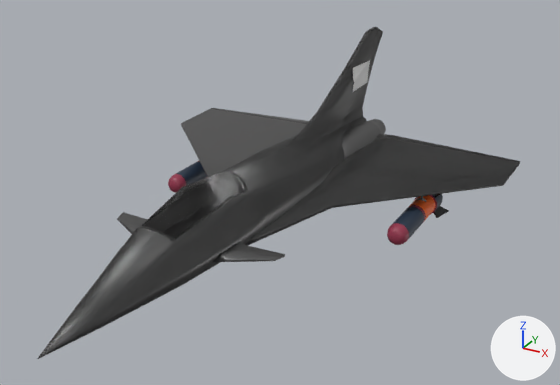
The Blender file modelajes skins/Navidad/avion.blend as it was, and as the next commit left it.
Rendered twice from a camera (50 mm lens) standing at (30.0, -68.8, 32.0) and looking at (1.9, -17.7, 6.4). The lights are fixed; the arrows at lower right show +X, +Y and +Z.

The older version as bpy lines, for what is in view:
```python
ob_cilindro = bpy.data.objects.new('Cilindro', me_cilindro_001)
ob_cilindro.location = (0.0, -36.81, 4.69)
ob_cilindro.rotation_euler = (-4.713, 0.0, 0.0)  # degrees (-270, 0, 0)
ob_cilindro_002 = bpy.data.objects.new('Cilindro.002', me_cilindro_005)
ob_cilindro_002.location = (3.85, 3.21, 5.74)
ob_cilindro_002.rotation_euler = (-1.564, 0.0, 0.0)  # degrees (-90, 0, 0)
ob_cilindro_003 = bpy.data.objects.new('Cilindro.003', me_cilindro_003)
ob_cilindro_003.location = (0.0, -36.81, 4.69)
ob_cilindro_003.rotation_euler = (-4.713, 0.0, 0.0)  # degrees (-270, 0, 0)
ob_cubo_001 = bpy.data.objects.new('Cubo.001', me_cubo_001)
ob_cubo_001.location = (-6.34, -9.85, 4.69)
ob_cubo_001.scale = (-1.0, 1.0, 1.0)
ob_cubo_002 = bpy.data.objects.new('Cubo.002', me_cubo_002)
ob_cubo_002.location = (4.46, -27.0, 4.69)
ob_cubo_003 = bpy.data.objects.new('Cubo.003', me_cubo_003)
ob_cubo_003.location = (-4.43, -27.0, 4.69)
ob_cubo_003.scale = (-1.0, 1.0, 1.0)
ob_cubo_006 = bpy.data.objects.new('Cubo.006', me_cubo_004)
ob_cubo_006.location = (6.48, -9.85, 4.69)
ob_esvastica_svg = bpy.data.objects.new('esvastica.svg', me_esvastica_svg)
ob_esvastica_svg.location = (0.56, 1.85, 11.41)
ob_esvastica_svg.rotation_euler = (0.0, 0.0, -0.193)  # degrees (0, 0, -11)
ob_esvastica_svg.scale = (-1.0, 1.0, 1.0)
ob_misili_cuerpo_001 = bpy.data.objects.new('Misili-Cuerpo.001', me_misili_cuerpo_001)
ob_misili_cuerpo_001.location = (-11.06, -7.31, 3.26)
ob_misili_cuerpo_001.rotation_euler = (3.134, 0.784, 0.0)  # degrees (180, 45, 0)
ob_misili_cuerpo_001.scale = (0.612, 0.612, 0.612)
# also in view: 'Misili-Cuerpo' at (11.0, -10.2, 3.3)
```
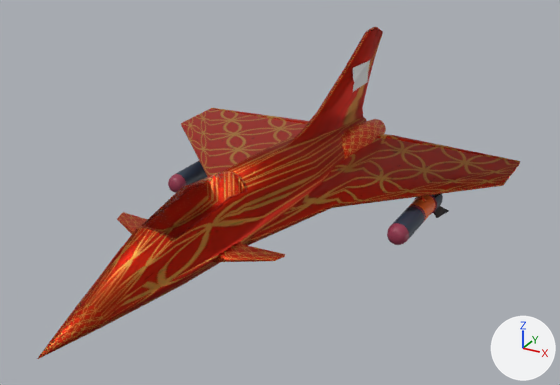
What the commit changed:
Picture 'paper_0010_color_2k.jpg' (img_paper_0010_color_2k_jpg) is new.
In material 'Material.002' (mat_material_002), base_color is no longer (0.19, 0.19, 0.19), grey #797979.
In material 'Material.002' (mat_material_002), texture is now set to img_paper_0010_color_2k_jpg.
In material 'Material.001' (mat_material_001), base_color is no longer (0.19, 0.19, 0.19), grey #797979.
In material 'Material.001' (mat_material_001), texture is now set to img_paper_0010_color_2k_jpg.

Boxes [x1, y1, x2, y2] around the edits, measured in the pictures (560 x 385 px):
'Cilindro', surface changed (black to red): [37, 27, 383, 359] in both
'Cilindro.003', surface changed (black to red): [37, 27, 383, 359] in both
'Cubo.006', surface changed (black to red): [245, 134, 520, 246] in both
'Cubo.001', surface changed (grey to red): [181, 108, 309, 177] in both
'Cilindro.002', surface changed (grey to brown): [342, 119, 386, 159] in both
'Cubo.002', surface changed (grey to brown): [213, 241, 285, 262] in both
'Cubo.003', surface changed (grey to red): [117, 212, 148, 234] in both
'Cubo.004', surface changed: [417, 196, 426, 202] in both
